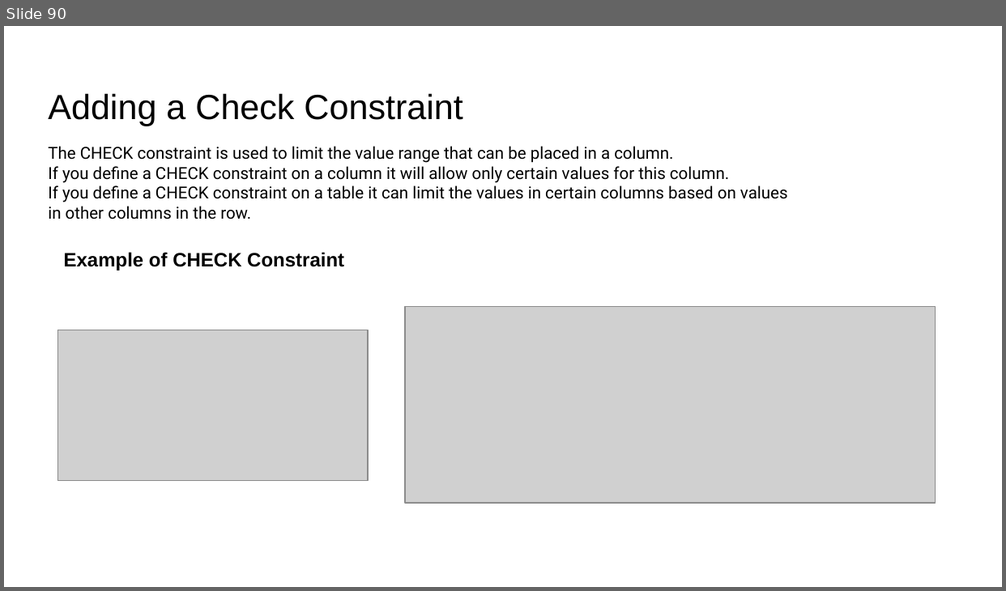
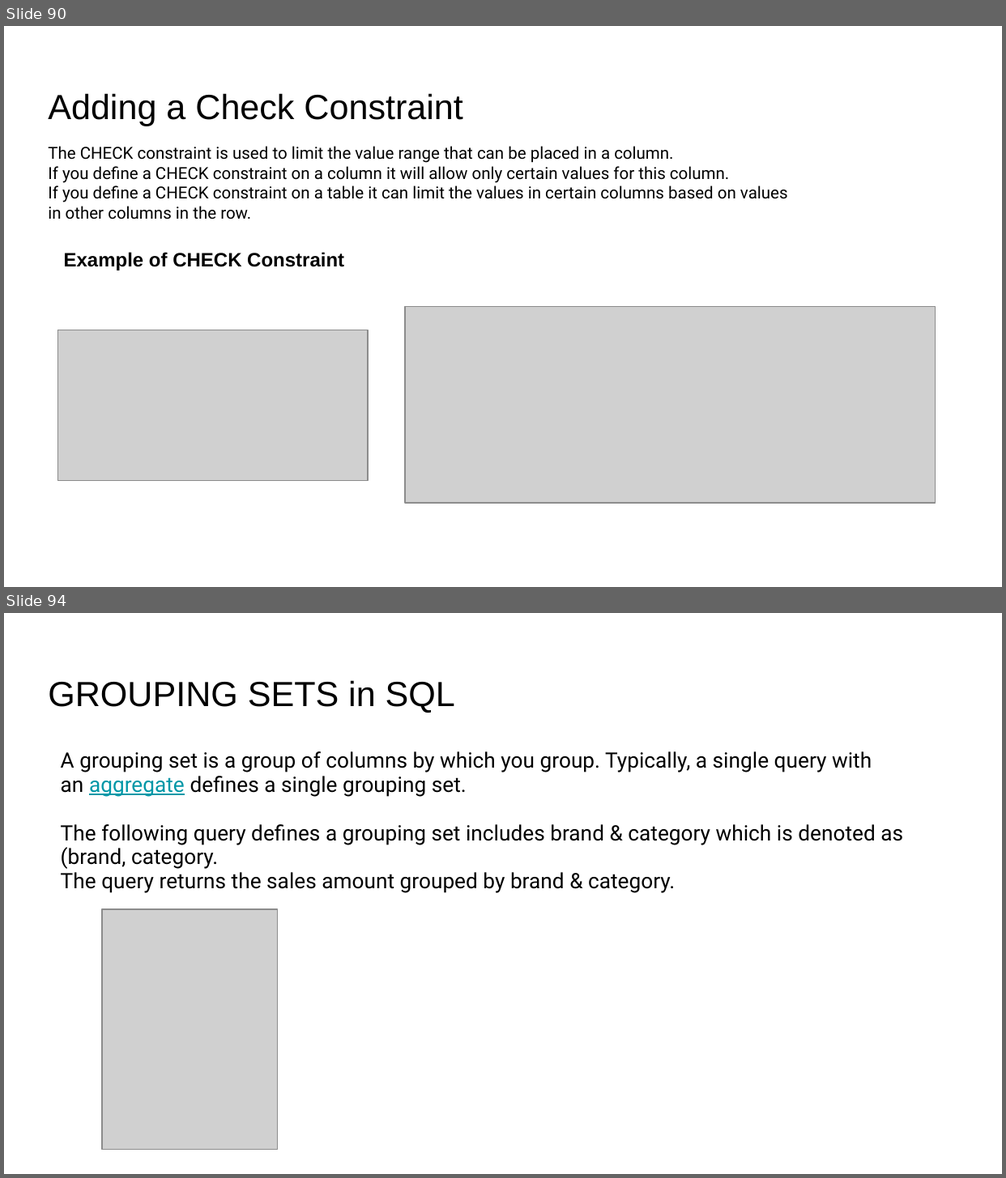
Before and after one commit to imcuteani/Azure_Big_Data_Training, a slide deck: IIHT-Capgemini Big Data Azure Training-Slide.pptx. Shown one above the other, each under a label of ours: slide 90 before the commit, slides 90 and 94 after it; the slides between them are not shown. The pictures are 1006x591 and 1006x1178 pixels, drawn with LibreOffice and Linux fonts; fonts in the diff are those of the drawing; grey boxes stand for pictures. Boxes give left, top, right and bottom in pixels: in the first picture for what was removed or moved away, otherwise in the second. Text is boxed around its words. In the diff, an @@ line names an element or a change of style, - is before the commit and + after.

```diff
--- a/IIHT-Capgemini Big Data Azure Training-Slide.pptx
+++ b/IIHT-Capgemini Big Data Azure Training-Slide.pptx
@@ slide 94 added at (x1=4, y1=613, x2=1002, y2=1174), background #FFFFFF @@
@@ title added at (x1=48, y1=680, x2=455, y2=713), 25.2 pt, text #000000 @@
+GROUPING SETS in SQL
@@ text added at (x1=61, y1=752, x2=903, y2=893), 15.3 pt, text #000000 @@
+A grouping set is a group of columns by which you group. Typically, a single query with an aggregate defines a single grouping set.
+The following query defines a grouping set includes brand & category which is denoted as (brand, category.
+The query returns the sales amount grouped by brand & category.
@@ picture added at (x1=102, y1=909, x2=278, y2=1149) @@
```
Also in this commit, not shown: 4 other slides added, 9 other files.
